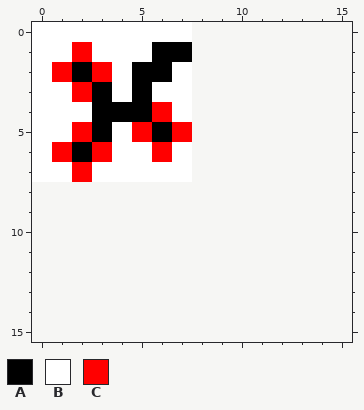
Two versions of one pixel-art sprite, samples/flowers.png. Above: the version before the commit.
The file is 8x8 pixels. The old version is drawn lined up with the new one, on the new canvas.
Palette (. is transparent): A #000000  B #ffffff  C #ff0000
Pixels before, first column x 0:
0 BBBBBBBB
1 BBCBBBAA
2 BCACBAAB
3 BBCABABB
4 BBBAAACB
5 BBCABCAC
6 BCACBBCB
7 BBCBBBBB
Once edited:
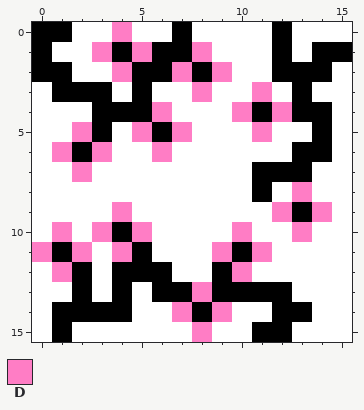
Colours new in this view: D #ff7dc5
Difference:
canvas 8x8 -> 16x16
Changed rows in their new state; - is an unchanged pixel.
first column x 0:
 0 AA--D--ABBBBABBB
 1 A-BDAD--DBBBABAA
 2 AABBD--DADBBAAAB
 3 -AA-----DBBDBABB
 4 ------D-BBDADAAB
 5 --D--D-DBBBDBBAB
 6 -D-D--D-BBBBBAAB
 7 --D-----BBBAAABB
 8 BBBBBBBBBBBABDBB
 9 BBBBDBBBBBBBDADB
10 BDBDADBBBBDBBDBB
11 DADBDABBBDADBBBB
12 BDABAAABBADBBBBB
13 BBABABAADAAAABBB
14 BAAAABBDADBBAABB
15 BABBBBBBDBBAABBB
